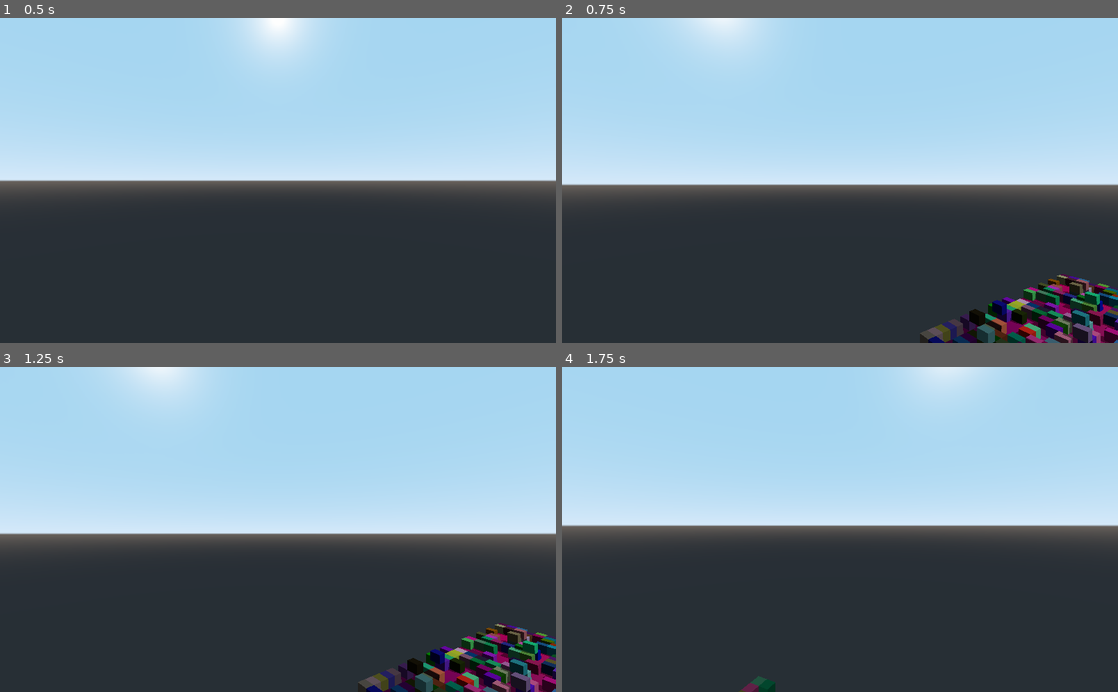
Above: before the commit, frames 1-4 (two rows, left to right).
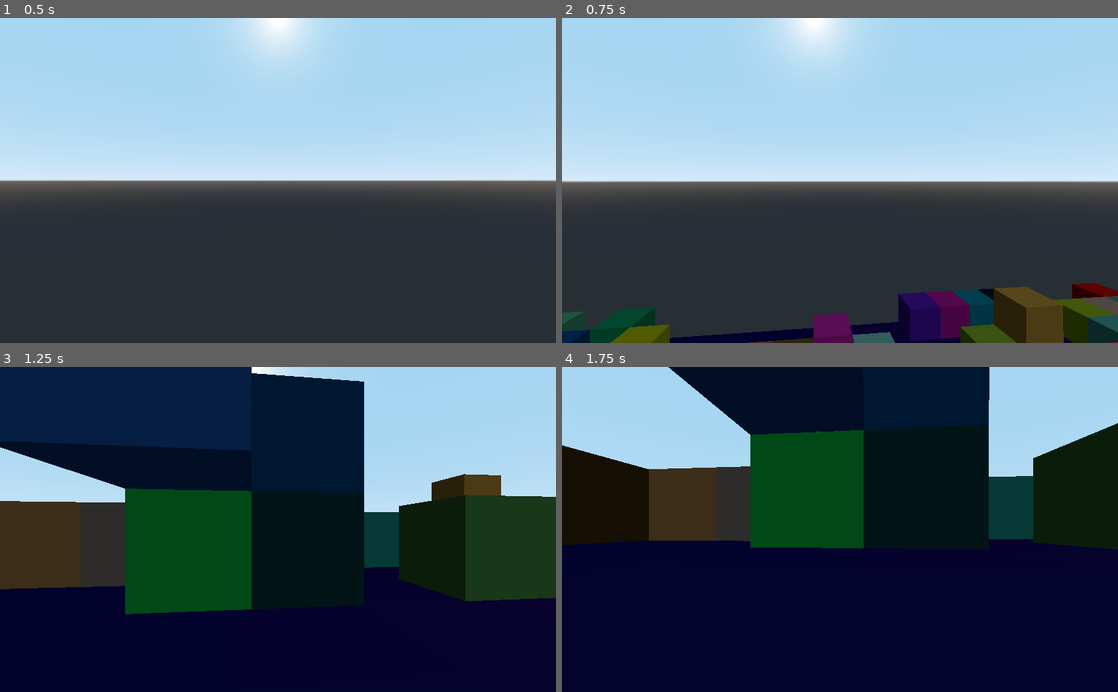
Above: after the commit, the same moments.

Repository: CrispyPin/voxel-raymarcher
Game: Godot game, scene res://main.tscn
Same seed, same stepped clock (60 frames per second), same inputs: the game is played once before the commit and once after it.
Inputs (mouse positions are in pixels of both pictures, inside the frame that each line leads up to):
- Up to frame 1 (0.5 s): no input
- Up to frame 2 (0.75 s): tap Enter at 0.5 s; move the mouse to (867, 180) at 0.52 s; hold Page Up (ui_page_up) from 0.53 s (still down); hold Q from 0.53 s (still down)
- Up to frame 3 (1.25 s): keep holding Page Up (ui_page_up); keep holding Q; tap E at 0.8 s
- Up to frame 4 (1.75 s): keep holding Page Up (ui_page_up); move the mouse to (812, 529) at 1.27 s; release Q at 1.28 s; tap E at 1.35 s; tap Q at 1.55 s

Frame 1 is identical in both runs. In frame 2, 14% of the frame differs, in the area x 0-100%, y 0-100%; in frame 3, 82%; in frame 4, 85%.

Commit message:
replace camera script with a simpler one

Diff:
--- a/cube-raymarch/assets/maujoe.camera_control/scripts/camera_control.gd
+++ /dev/null
@@ -1,208 +0,0 @@
-# Licensed under the MIT License.
-# Copyright (c) 2018 Jaccomo Lorenz (Maujoe)
-
-extends Camera
-
-# User settings:
-# General settings
-export var enabled = true setget set_enabled
-export(int, "Visible", "Hidden", "Caputered, Confined") var mouse_mode = 2
-
-# Mouslook settings
-export var mouselook = true
-export (float, 0.0, 1.0) var sensitivity = 0.5
-export (float, 0.0, 0.999, 0.001) var smoothness = 0.5 setget set_smoothness
-export(NodePath) var privot setget set_privot
-export var distance = 5.0 setget set_distance
-export var rotate_privot = false
-export var collisions = true setget set_collisions
-export (int, 0, 360) var yaw_limit = 360
-export (int, 0, 360) var pitch_limit = 360
-
-# Movement settings
-export var movement = true
-export (float, 0.0, 1.0) var acceleration = 1.0
-export (float, 0.0, 0.0, 1.0) var deceleration = 0.1
-export var max_speed = Vector3(1.0, 1.0, 1.0)
-export var local = true
-export var forward_action = "ui_up"
-export var backward_action = "ui_down"
-export var left_action = "ui_left"
-export var right_action = "ui_right"
-export var up_action = "ui_page_up"
-export var down_action = "ui_page_down"
-
-# Gui settings
-export var use_gui = true
-export var gui_action = "ui_cancel"
-
-# Intern variables.
-var _mouse_position = Vector2(0.0, 0.0)
-var _yaw = 0.0
-var _pitch = 0.0
-var _total_yaw = 0.0
-var _total_pitch = 0.0
-
-var _direction = Vector3(0.0, 0.0, 0.0)
-var _speed = Vector3(0.0, 0.0, 0.0)
-var _gui
-
-func _ready():
-	_check_actions([forward_action, backward_action, left_action, right_action, gui_action, up_action, down_action])
-
-	if privot:
-		privot = get_node(privot)
-	else:
-		privot = null
-
-	set_enabled(enabled)
-
-#	if use_gui:
-#		_gui = preload("camera_control_gui.gd")
-#		_gui = _gui.new(self, gui_action)
-#		add_child(_gui)
-
-func _input(event):
-	if mouselook:
-		if event is InputEventMouseMotion:
-			_mouse_position = event.relative
-
-	if movement:
-		if event.is_action_pressed(forward_action):
-			_direction.z = -1
-		elif event.is_action_pressed(backward_action):
-			_direction.z = 1
-		elif not Input.is_action_pressed(forward_action) and not Input.is_action_pressed(backward_action):
-			_direction.z = 0
-
-		if event.is_action_pressed(left_action):
-			_direction.x = -1
-		elif event.is_action_pressed(right_action):
-			_direction.x = 1
-		elif not Input.is_action_pressed(left_action) and not Input.is_action_pressed(right_action):
-			_direction.x = 0
-
-		if event.is_action_pressed(up_action):
-			_direction.y = 1
-		if event.is_action_pressed(down_action):
-			_direction.y = -1
-		elif not Input.is_action_pressed(up_action) and not Input.is_action_pressed(down_action):
-			_direction.y = 0
-
-func _process(delta):
-	if privot:
-		_update_distance()
-	if mouselook:
-		_update_mouselook()
-	if movement:
-		_update_movement(delta)
-
-func _physics_process(_delta):
-	# Called when collision are enabled
-	_update_distance()
-	if mouselook:
-		_update_mouselook()
-
-	var space_state = get_world().get_direct_space_state()
-	var obstacle = space_state.intersect_ray(privot.get_translation(),  get_translation())
-	if not obstacle.empty():
-		set_translation(obstacle.position)
-
-func _update_movement(delta):
-	var offset = max_speed * acceleration * _direction
-
-	_speed.x = clamp(_speed.x + offset.x, -max_speed.x, max_speed.x)
-	_speed.y = clamp(_speed.y + offset.y, -max_speed.y, max_speed.y)
-	_speed.z = clamp(_speed.z + offset.z, -max_speed.z, max_speed.z)
-
-	# Apply deceleration if no input
-	if _direction.x == 0:
-		_speed.x *= (1.0 - deceleration)
-	if _direction.y == 0:
-		_speed.y *= (1.0 - deceleration)
-	if _direction.z == 0:
-		_speed.z *= (1.0 - deceleration)
-
-	if local:
-		translate(_speed * delta)
-	else:
-		global_translate(_speed * delta)
-
-func _update_mouselook():
-	_mouse_position *= sensitivity
-	_yaw = _yaw * smoothness + _mouse_position.x * (1.0 - smoothness)
-	_pitch = _pitch * smoothness + _mouse_position.y * (1.0 - smoothness)
-	_mouse_position = Vector2(0, 0)
-
-	if yaw_limit < 360:
-		_yaw = clamp(_yaw, -yaw_limit - _total_yaw, yaw_limit - _total_yaw)
-	if pitch_limit < 360:
-		_pitch = clamp(_pitch, -pitch_limit - _total_pitch, pitch_limit - _total_pitch)
-
-	_total_yaw += _yaw
-	_total_pitch += _pitch
-
-	if privot:
-		var target = privot.get_translation()
-		var offset = get_translation().distance_to(target)
-
-		set_translation(target)
-		rotate_y(deg2rad(-_yaw))
-		rotate_object_local(Vector3(1,0,0), deg2rad(-_pitch))
-		translate(Vector3(0.0, 0.0, offset))
-
-		if rotate_privot:
-			privot.rotate_y(deg2rad(-_yaw))
-	else:
-		rotate_y(deg2rad(-_yaw))
-		rotate_object_local(Vector3(1,0,0), deg2rad(-_pitch))
-
-func _update_distance():
-	var t = privot.get_translation()
-	t.z -= distance
-	set_translation(t)
-
-func _update_process_func():
-	# Use physics process if collision are enabled
-	if collisions and privot:
-		set_physics_process(true)
-		set_process(false)
-	else:
-		set_physics_process(false)
-		set_process(true)
-
-func _check_actions(actions=[]):
-	if OS.is_debug_build():
-		for action in actions:
-			if not InputMap.has_action(action):
-				print('WARNING: No action "' + action + '"')
-
-func set_privot(value):
-	privot = value
-	# TODO: fix parenting.
-#	if privot:
-#		if get_parent():
-#			get_parent().remove_child(self)
-#		privot.add_child(self)
-	_update_process_func()
-
-func set_collisions(value):
-	collisions = value
-	_update_process_func()
-
-func set_enabled(value):
-	enabled = value
-	if enabled:
-		Input.set_mouse_mode(mouse_mode)
-		set_process_input(true)
-		_update_process_func()
-	else:
-		set_process(false)
-		set_process_input(false)
-		set_physics_process(false)
-
-func set_smoothness(value):
-	smoothness = clamp(value, 0.001, 0.999)
-
-func set_distance(value):
-	distance = max(0, value)
--- /dev/null
+++ b/cube-raymarch/camera.gd
@@ -0,0 +1,37 @@
+extends Camera
+
+export var speed = 10
+export var sensitivity_h = 1.0
+export var sensitivity_v = 1.0
+var vel
+
+func _ready():
+	vel = Vector3(0,1,0)
+	Input.set_mouse_mode(Input.MOUSE_MODE_CAPTURED)
+
+func _input(event):
+	if event is InputEventMouseMotion:
+		var angle_x = -event.relative.y * sensitivity_v * 0.002
+		angle_x = clamp(angle_x, -PI*0.5-rotation.x, PI*0.5-rotation.x)
+		rotate_object_local(Vector3(1,0,0), angle_x)
+		var angle_y = -event.relative.x * sensitivity_h * 0.002
+		rotate_y(angle_y)
+
+func _physics_process(delta):
+	var dir = Vector3()
+	if Input.is_key_pressed(KEY_W):
+		dir += Vector3(0,0,-1)
+	if Input.is_key_pressed(KEY_S):
+		dir += Vector3(0,0,1)
+	if Input.is_key_pressed(KEY_A):
+		dir += Vector3(-1,0,0)
+	if Input.is_key_pressed(KEY_D):
+		dir += Vector3(1,0,0)
+	if Input.is_key_pressed(KEY_Q):
+		dir += Vector3(0,-1,0)
+	if Input.is_key_pressed(KEY_E):
+		dir += Vector3(0,1,0)
+
+	vel = dir.normalized() * speed
+
+	translate(vel*delta)
--- a/cube-raymarch/chunk.gd
+++ b/cube-raymarch/chunk.gd
@@ -1,7 +1,7 @@
 extends MeshInstance
 
-export var voxel_count = 64
-export var voxel_size = 0.5#0.03125
+export var voxel_count = 32
+export var voxel_size = 1
 var chunk_size = voxel_count * voxel_size;
 
 var voxels = Texture3D.new()
--- a/cube-raymarch/main.tscn
+++ b/cube-raymarch/main.tscn
@@ -1,7 +1,7 @@
 [gd_scene load_steps=5 format=2]
 
 [ext_resource path="res://main_mat.tres" type="Material" id=1]
-[ext_resource path="res://assets/maujoe.camera_control/scripts/camera_control.gd" type="Script" id=2]
+[ext_resource path="res://camera.gd" type="Script" id=2]
 [ext_resource path="res://chunk.gd" type="Script" id=3]
 
 [sub_resource type="CubeMesh" id=1]
@@ -18,13 +18,3 @@
 [node name="Camera" type="Camera" parent="."]
 transform = Transform( 1, 0, 0, 0, 1, 0, 0, 0, 1, 8, 8, 8 )
 script = ExtResource( 2 )
-smoothness = 0.0
-pitch_limit = 90
-max_speed = Vector3( 10, 10, 10 )
-forward_action = "forward"
-backward_action = "back"
-left_action = "left"
-right_action = "right"
-up_action = "up"
-down_action = "down"
-use_gui = false
--- a/cube-raymarch/raymarch.shader
+++ b/cube-raymarch/raymarch.shader
@@ -57,7 +57,7 @@
 }
 
 void plane_march(in vec3 ray_start, in vec3 ray_dir, out vec3 hit_point, out int steps, out float dist, out bool hit) {
-	float ray_len = 0.0;
+	float ray_len = 0.;
 	steps = 0;
 	vec3 p;
 	while (ray_len <= 100.0 && steps < 512 && p == clamp(p, -0.1, 64.1)) {
@@ -102,8 +102,8 @@
 	float dist;
 	bool hit;
 	plane_march(ray_start, ray_dir, hit_point, steps, dist, hit);
-
 	vec4 col = light_point(hit_point, steps);
+	//if (steps == 1) col *= vec4(1,.1,.1,1);
 	ALBEDO = col.rgb * shadow(hit_point, normalize(sun_pos));
 	if (!hit) {
 		discard;
